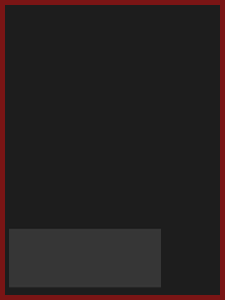
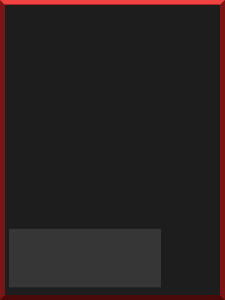
Comparing the layer stacks of the two 225 × 300 images. Changes:
added layer "Shape 2 copy" above "Shape 2" over [0,0,225,5]
added layer "Shape 2" above "Shape 1" over [0,295,225,300]
